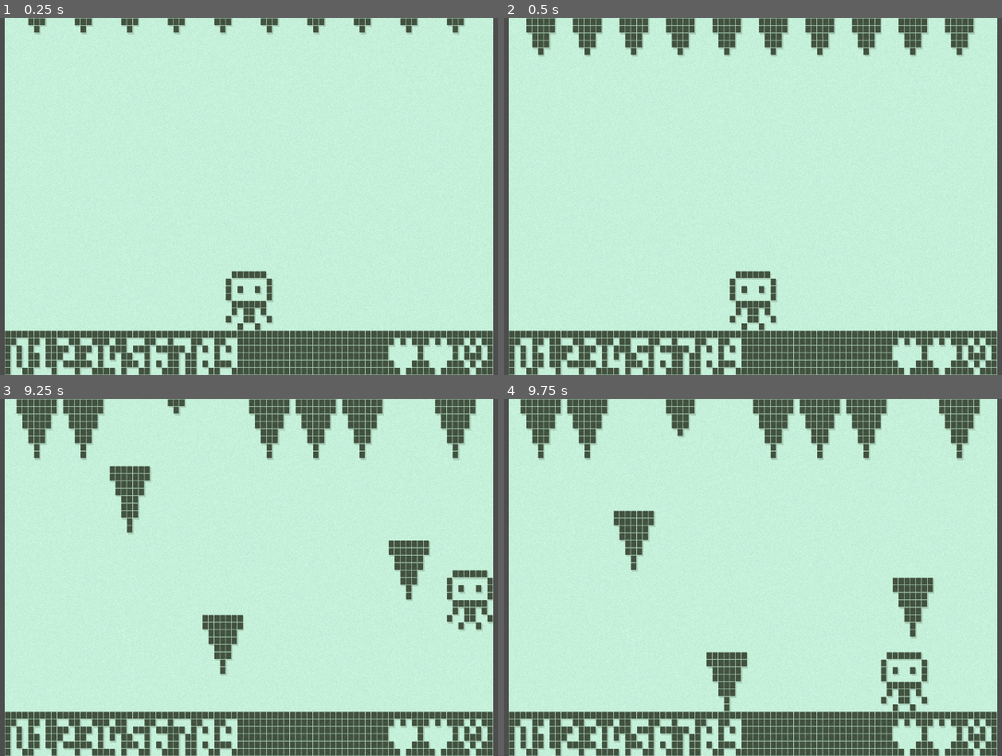
Above: before the commit, frames 1-4 (two rows, left to right).
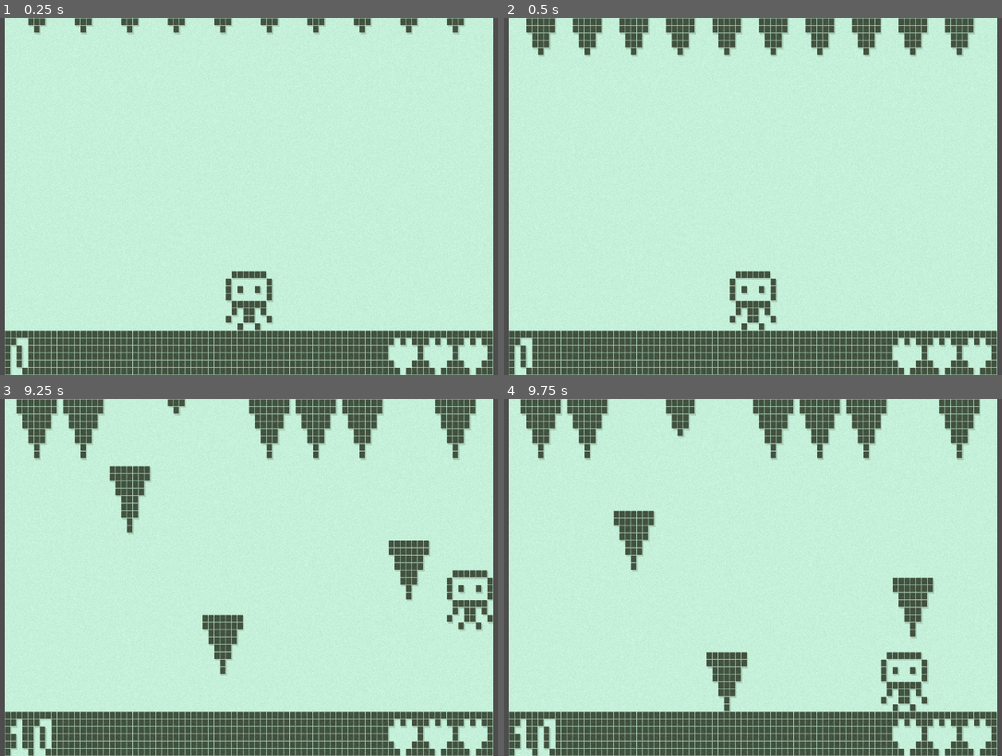
Above: after the commit, the same moments.

Repository: Qowface/nokiajam-6
Game: Godot game, scene res://main.tscn
Same seed, same stepped clock (60 frames per second), same inputs: the game is played once before the commit and once after it.
Inputs:
- Up to frame 1 (0.25 s): no input
- Up to frame 2 (0.5 s): no input
- Up to frame 3 (9.25 s): hold Right (move_right) 0.53-2.03 s; tap Space (jump) at 0.77, 1.52, 3.02, 3.77, 4.52, 6.02, 6.77, 7.52, 9.02 s; hold Left (move_left) 2.03-2.78 s; hold Right (move_right) 2.78-4.28 s; hold Left (move_left) 4.28-5.03 s; hold Right (move_right) 5.03-5.78 s; hold Left (move_left) 5.78-7.28 s; hold Right (move_right) from 7.28 s (still down)
- Up to frame 4 (9.75 s): release Right (move_right) at 9.53 s; hold Left (move_left) from 9.53 s (still down)

The runs differ from the first frame. In frame 1, 2.2% of the frame differs, in the area x 6-97%, y 89-100%; in frame 2, 2.2%; in frame 3, 2.5%, in the area x 2-97%, y 89-100%; in frame 4, 2.5%.

Commit message:
Implement UI for score and lives.

Diff:
--- a/scenes/icicle_game.tscn
+++ b/scenes/icicle_game.tscn
@@ -1,11 +1,9 @@
-[gd_scene load_steps=15 format=3 uid="uid://b0lirltu4mflp"]
+[gd_scene load_steps=13 format=3 uid="uid://b0lirltu4mflp"]
 
 [ext_resource type="PackedScene" uid="uid://cpxam4xk4egf2" path="res://scenes/player.tscn" id="1_73hgt"]
 [ext_resource type="Script" path="res://scripts/icicle_game.gd" id="1_jsahh"]
 [ext_resource type="PackedScene" uid="uid://b7dhj2f74q6iv" path="res://scenes/icicle.tscn" id="3_scmh2"]
-[ext_resource type="FontFile" uid="uid://cxeg4c7rwp2y3" path="res://assets/fonts/lowrez/lowrez.png" id="4_tqb80"]
-[ext_resource type="Texture2D" uid="uid://d032n0mrd7o6j" path="res://assets/img/heart_full.png" id="5_obii6"]
-[ext_resource type="Texture2D" uid="uid://dxet38htucmi8" path="res://assets/img/heart_empty.png" id="6_es5cs"]
+[ext_resource type="PackedScene" uid="uid://cg07od16el00b" path="res://scenes/ui.tscn" id="4_8apqm"]
 [ext_resource type="Texture2D" uid="uid://cxq05w6ryodmq" path="res://assets/img/coin.png" id="7_wtweo"]
 [ext_resource type="Texture2D" uid="uid://dnmj7wvt037f" path="res://assets/img/secret.png" id="8_l1tcd"]
 
@@ -101,31 +99,7 @@
 [node name="Icicle10" parent="Icicles" instance=ExtResource("3_scmh2")]
 position = Vector2(74, 0)
 
-[node name="CanvasLayer" type="CanvasLayer" parent="."]
-
-[node name="ScoreLabel" type="Label" parent="CanvasLayer"]
-offset_left = 1.0
-offset_top = 43.0
-offset_right = 48.0
-offset_bottom = 49.0
-theme_override_colors/font_color = Color(1, 1, 1, 1)
-theme_override_fonts/font = ExtResource("4_tqb80")
-text = "0123456789"
-
-[node name="Sprite2D" type="Sprite2D" parent="CanvasLayer"]
-position = Vector2(66, 43)
-texture = ExtResource("5_obii6")
-centered = false
-
-[node name="Sprite2D2" type="Sprite2D" parent="CanvasLayer"]
-position = Vector2(72, 43)
-texture = ExtResource("5_obii6")
-centered = false
-
-[node name="Sprite2D3" type="Sprite2D" parent="CanvasLayer"]
-position = Vector2(78, 43)
-texture = ExtResource("6_es5cs")
-centered = false
+[node name="UI" parent="." instance=ExtResource("4_8apqm")]
 
 [node name="Temp" type="Node2D" parent="."]
 
--- /dev/null
+++ b/scenes/ui.tscn
@@ -0,0 +1,34 @@
+[gd_scene load_steps=4 format=3 uid="uid://cg07od16el00b"]
+
+[ext_resource type="Script" path="res://scripts/ui.gd" id="1_4kmw0"]
+[ext_resource type="FontFile" uid="uid://cxeg4c7rwp2y3" path="res://assets/fonts/lowrez/lowrez.png" id="1_f5yel"]
+[ext_resource type="Texture2D" uid="uid://d032n0mrd7o6j" path="res://assets/img/heart_full.png" id="2_428of"]
+
+[node name="UI" type="CanvasLayer"]
+script = ExtResource("1_4kmw0")
+
+[node name="ScoreLabel" type="Label" parent="."]
+offset_left = 1.0
+offset_top = 43.0
+offset_right = 48.0
+offset_bottom = 49.0
+theme_override_colors/font_color = Color(1, 1, 1, 1)
+theme_override_fonts/font = ExtResource("1_f5yel")
+text = "0123456789"
+
+[node name="Hearts" type="Node2D" parent="."]
+
+[node name="Heart1" type="Sprite2D" parent="Hearts"]
+position = Vector2(66, 43)
+texture = ExtResource("2_428of")
+centered = false
+
+[node name="Heart2" type="Sprite2D" parent="Hearts"]
+position = Vector2(72, 43)
+texture = ExtResource("2_428of")
+centered = false
+
+[node name="Heart3" type="Sprite2D" parent="Hearts"]
+position = Vector2(78, 43)
+texture = ExtResource("2_428of")
+centered = false
--- a/scripts/icicle_game.gd
+++ b/scripts/icicle_game.gd
@@ -8,6 +8,7 @@
 @onready var icicles = $Icicles
 @onready var start_timer = $Timers/StartTimer
 @onready var icicle_timer = $Timers/IcicleTimer
+@onready var ui = $UI
 
 
 func _ready():
@@ -19,6 +20,8 @@
 
 	print("Lives: " + str(lives))
 	print("Score: " + str(score))
+	ui.set_score_label(score)
+	ui.update_hearts(lives)
 
 
 func _process(delta):
@@ -45,6 +48,7 @@
 func _on_icicle_hit_player():
 	lives -= 1
 	print("Lives: " + str(lives))
+	ui.update_hearts(lives)
 	if lives <= 0:
 		game_over()
 
@@ -52,6 +56,7 @@
 func _on_icicle_scored():
 	score += 10
 	print("Score: " + str(score))
+	ui.set_score_label(score)
 
 
 func game_over():
--- /dev/null
+++ b/scripts/ui.gd
@@ -0,0 +1,17 @@
+extends CanvasLayer
+
+
+@onready var score_label = $ScoreLabel
+@onready var hearts = [$Hearts/Heart1, $Hearts/Heart2, $Hearts/Heart3]
+
+
+func set_score_label(score):
+	score_label.text = str(score)
+
+
+func update_hearts(lives):
+	for i in range(3):
+		if lives >= i + 1:
+			hearts[i].visible = true
+		else:
+			hearts[i].visible = false
